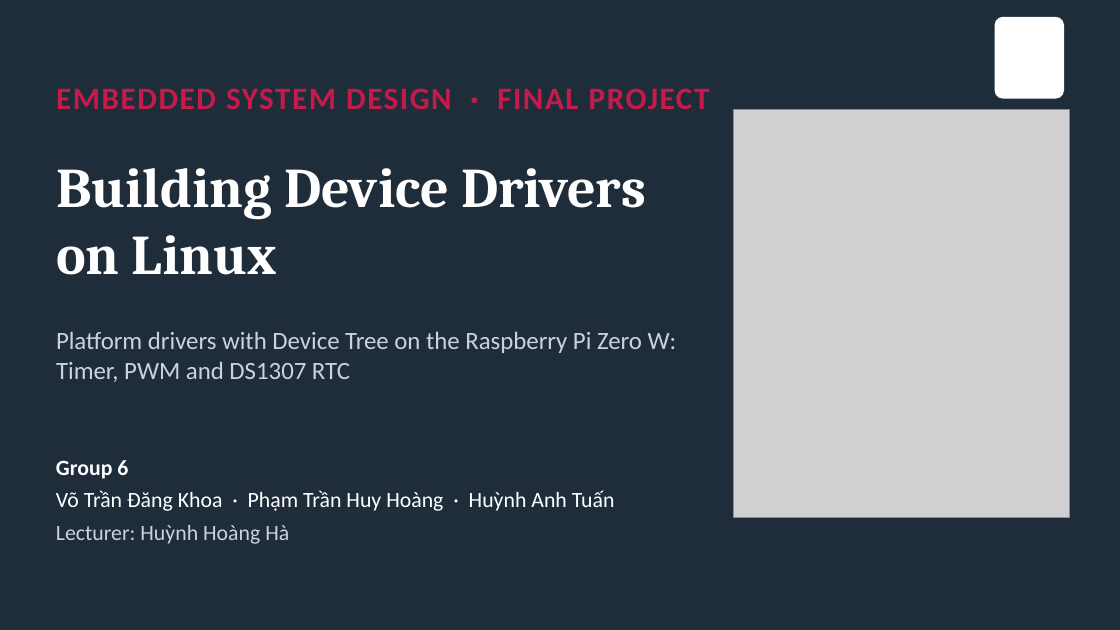
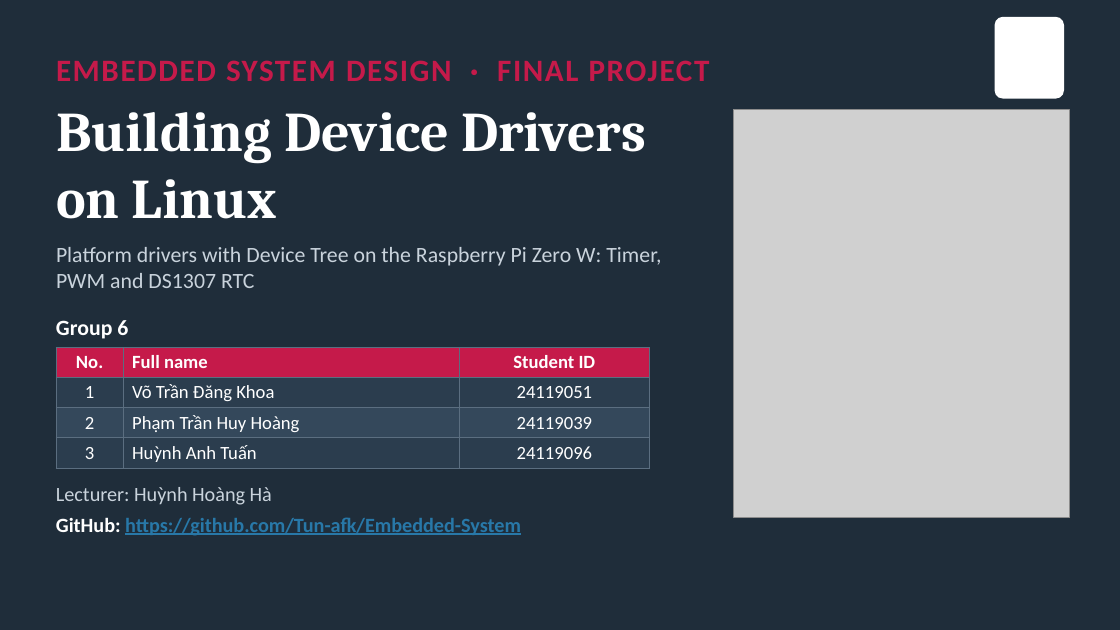
Before and after one commit to Tun-afk/Embedded-System, a slide deck: slide 1 of FinalReport/Group6_Platform_Driver_Presentation.pptx. Drawn at 1120x630 pixels with LibreOffice and Linux fonts; fonts in the diff are those of the drawing; grey boxes stand for pictures; background and template pictures are left out. Boxes give left, top, right and bottom in pixels: in the first picture for what was removed or moved away, otherwise in the second. Text is boxed around its words. In the diff, an @@ line names an element or a change of style, - is before the commit and + after.

Commit message:
Slides: member table and GitHub link on the title slide

```diff
--- a/FinalReport/Group6_Platform_Driver_Presentation.pptx
+++ b/FinalReport/Group6_Platform_Driver_Presentation.pptx
@@ text "EMBEDDED SYSTEM DESIGN · FINAL ...": place and size @@
-text "EMBEDDED SYSTEM DESIGN · FINAL ..." at [56, 88, 710, 109]
+text "EMBEDDED SYSTEM DESIGN · FINAL ..." at [56, 60, 710, 81]
@@ title "Building Device Drivers on Linux": place and size @@
-title "Building Device Drivers on Linux" at [56, 168, 646, 275]
+title "Building Device Drivers on Linux" at [56, 112, 646, 219]
@@ text "Platform drivers with Device Tree ...": place and size @@
-text "Platform drivers with Device Tree ..." at [56, 331, 677, 382]
+text "Platform drivers with Device Tree ..." at [56, 247, 661, 288]
@@ text "Platform drivers with Device Tree ..." at [56, 247, 661, 288]: size 16 to 14 pt @@
@@ text "Group 6": place and size @@
-text "Group 6" at [56, 460, 615, 544]
+text "Group 6" at [56, 320, 128, 339]
@@ text "Group 6" at [56, 320, 128, 339]: less space between paragraphs @@
@@ table added at [56, 347, 650, 468], 4 rows, 3 columns @@
+No. | Full name | Student ID
+1 | Võ Trần Đăng Khoa | 24119051
+2 | Phạm Trần Huy Hoàng | 24119039
+3 | Huỳnh Anh Tuấn | 24119096
@@ text at [56, 490, 615, 544]: paragraphs removed @@
-Võ Trần Đăng Khoa · Phạm Trần Huy Hoàng · Huỳnh Anh Tuấn
-Lecturer: Huỳnh Hoàng Hà
@@ text added at [56, 487, 521, 536], 13 pt, text #2878A8, bold, underline @@
+Lecturer: Huỳnh Hoàng Hà
+GitHub: https://github.com/Tun-afk/Embedded-System
```
